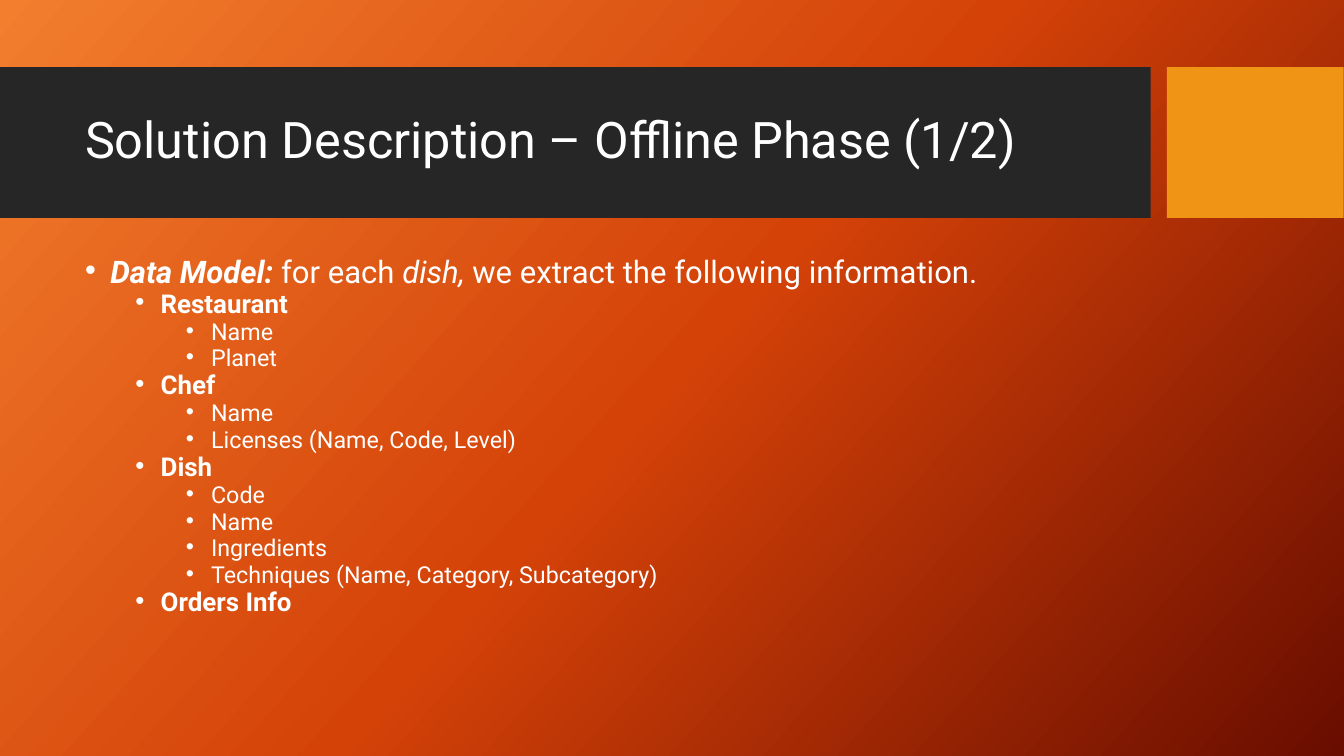
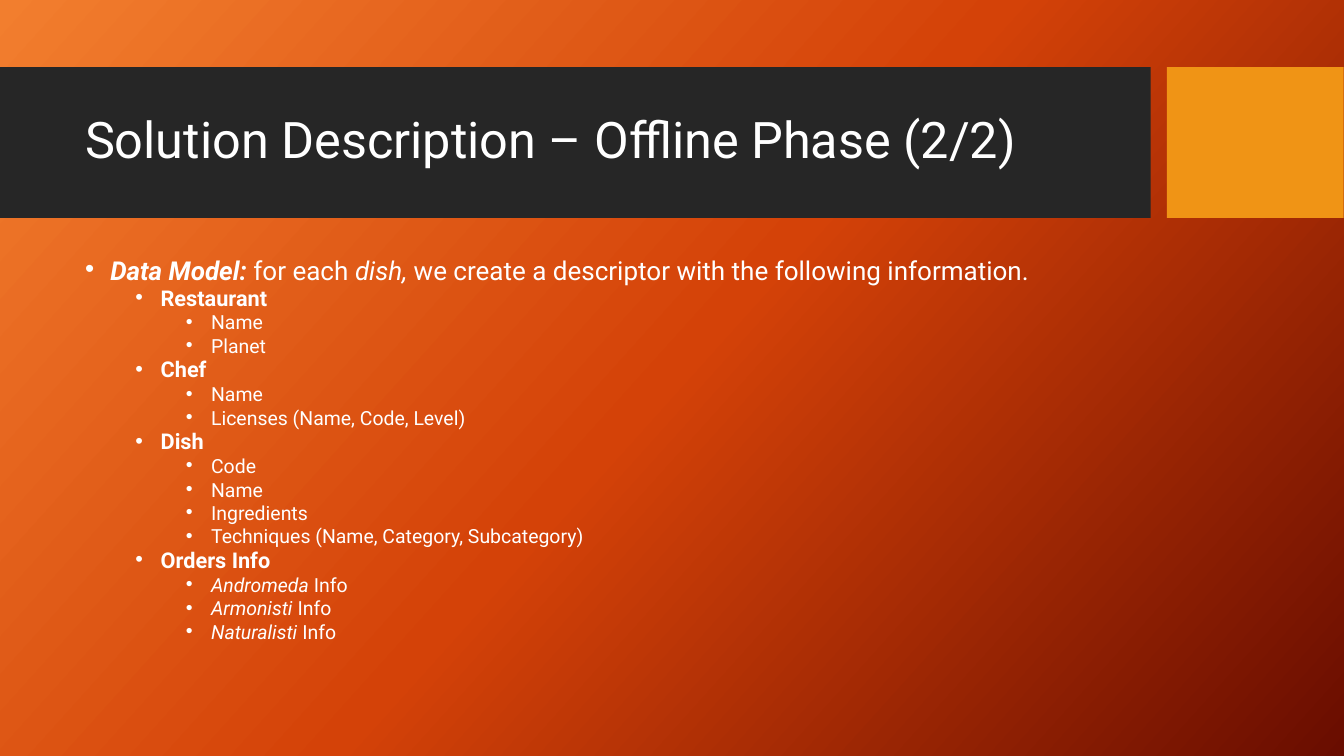
Before and after one commit to PaoloScarponi/hackapizza, a slide deck: slide 7 of docs/Hackapizza 2025 - Team LSF.pptx. Drawn at 1344x756 pixels with LibreOffice and Linux fonts; fonts in the diff are those of the drawing; background and template pictures are left out. Boxes give left, top, right and bottom in pixels: in the first picture for what was removed or moved away, otherwise in the second. Text is boxed around its words. In the diff, an @@ line names an element or a change of style, - is before the commit and + after.

```diff
--- a/docs/Hackapizza 2025 - Team LSF.pptx
+++ b/docs/Hackapizza 2025 - Team LSF.pptx
@@ title at (x1=85, y1=118, x2=1015, y2=170): text changed @@
-Solution Description – Offline Phase (1/2)
+Solution Description – Offline Phase (2/2)
@@ text at (x1=110, y1=260, x2=1028, y2=286): text changed; size 22.2 to 18.6 pt @@
-• Data Model: for each dish, we extract the following information.
+• Data Model: for each dish, we create a descriptor with the following information.
@@ text at (x1=161, y1=290, x2=583, y2=569): size 18.5 to 15.5 pt in "Restaurant", "Chef", "Dish", "Orders Info"; size 16.6 to 13.9 pt in "Name", "Planet", "Name", "Licenses (Name, Code, Level)" and 4 more places @@
@@ text at (x1=211, y1=577, x2=348, y2=639): paragraphs added @@
+    • Andromeda Info
+    • Armonisti Info
+    • Naturalisti Info
```
Also in this commit, not shown: 4 other slides changed, 3 slides added, 2 other files.
